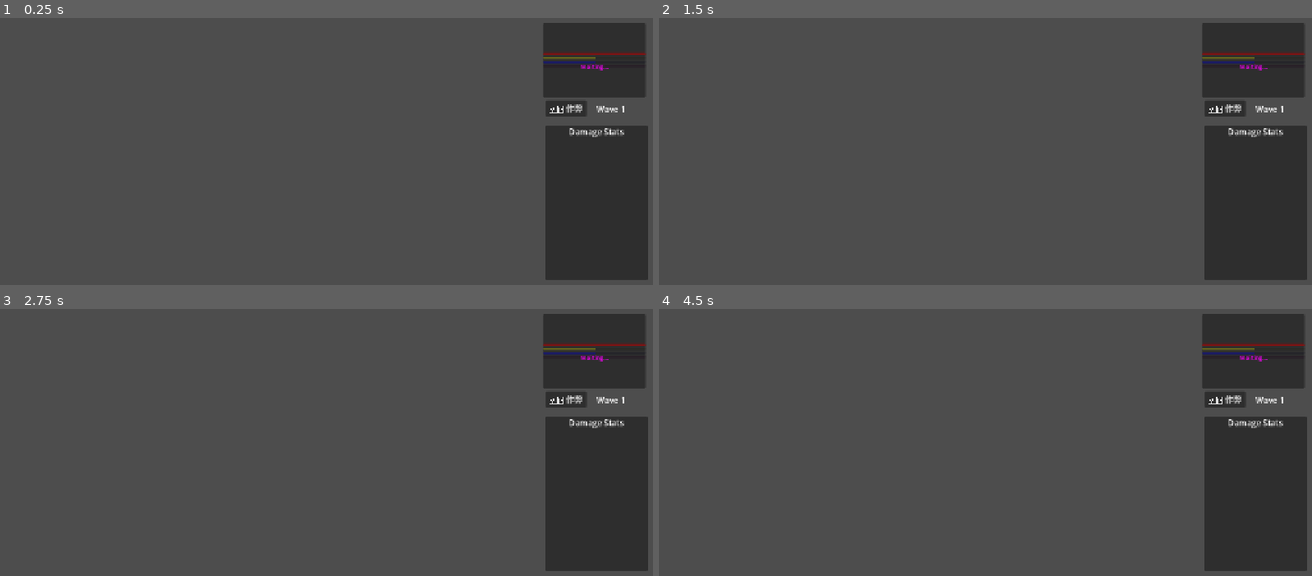
Above: before the commit, frames 1-4 (two rows, left to right).
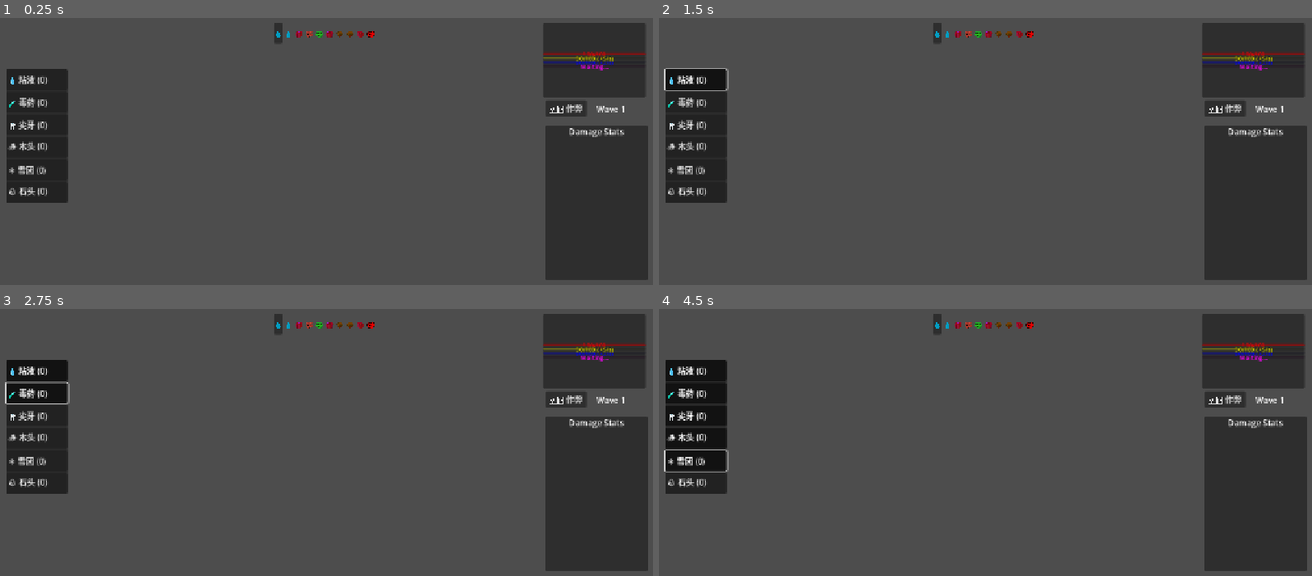
Above: after the commit, the same moments.

Repository: seekerzz/tower-html
Game: Godot game, scene res://src/Scenes/UI/MainGUI.tscn
The game is run twice, just before and just after one commit, with the same random seed, the same clock (stepped at 60 frames per second) and the same inputs. The project has no main scene, so this scene is started directly.
Inputs (mouse positions are in pixels of both pictures, inside the frame that each line leads up to):
- Up to frame 1 (0.25 s): no input
- Up to frame 2 (1.5 s): click "🛠️ 作弊" at 0.5 s; click (698, 79) at 1.25 s, where only the run after the commit has a clickable "💧 粘液 (0)"
- Up to frame 3 (2.75 s): click (39, 394) at 2 s, where only the run after the commit has a clickable "🧪 毒药 (0)"
- Up to frame 4 (4.5 s): click (698, 415) at 2.75 s, where only the run after the commit has a clickable "🦷 尖牙 (0)"; click (698, 437) at 3.5 s, where only the run after the commit has a clickable "🪵 木头 (0)"; click (698, 461) at 4.25 s, where only the run after the commit has a clickable "❄️ 雪团 (0)"

The runs differ from the first frame. In frame 1, 4.9% of the frame differs, in the area x 1-94%, y 1-70%; in frame 2, 5.0%, in the area x 0-94%, y 1-70%; in frame 3, 4.9%; in frame 4, 5.0%.
Error before the commit: Invalid access to property or key 'resource_changed' on a base object of type 'Node (GameManager.gd)'. (res://src/Scripts/UI/MainGUI.gd:30)

Commit message:
Refactor grid to 19x11, implement core mechanics, and fix GameManager
- Update Constants.gd with new map dimensions and categories.
- Rewrite GridManager.gd initialization for 19x11 grid and core zone logic.
- Implement unlock_core_tile interface with cost deduction.
- Update Tile.gd to support core_locked/unlocked visuals.
- Fix GameManager.gd to include missing properties (combat_manager, etc.) causing crashes.
- Update project.godot to point to the correct GameManager script.

Diff:
--- a/src/Scripts/Autoload/GameManager.gd
+++ b/src/Scripts/Autoload/GameManager.gd
@@ -3,11 +3,103 @@
 var gold: int = 100
 var grid_manager = null
 var main_game = null
+var combat_manager = null
+var ui_manager = null
+
 var is_wave_active: bool = false
-var ui_manager = null
+var wave: int = 1
+
+var core_health: float = 100.0
+var max_core_health: float = 100.0
+
+var food: float = 50.0
+var max_food: float = 100.0
+var base_food_rate: float = 5.0
+
+var mana: float = 50.0
+var max_mana: float = 100.0
+var base_mana_rate: float = 2.0
+
+var materials: Dictionary = {}
 
 signal wave_started
 signal wave_ended
+signal resource_changed
+signal damage_dealt(source, amount)
+signal ftext_spawn_requested(pos, text, color)
+signal show_tooltip(unit_data, stats, buffs, pos)
+signal hide_tooltip
+signal unit_purchased(unit)
+signal unit_sold(unit)
 
 func _ready():
 	pass
+
+func consume_resource(type: String, amount: float) -> bool:
+	if type == "food":
+		if food >= amount:
+			food -= amount
+			resource_changed.emit()
+			return true
+	elif type == "mana":
+		if mana >= amount:
+			mana -= amount
+			resource_changed.emit()
+			return true
+	elif type == "gold":
+		if gold >= amount:
+			gold -= int(amount)
+			resource_changed.emit()
+			return true
+	return false
+
+func check_resource(type: String, amount: float) -> bool:
+	if type == "food":
+		return food >= amount
+	elif type == "mana":
+		return mana >= amount
+	elif type == "gold":
+		return gold >= amount
+	return false
+
+func add_resource(type: String, amount: float):
+	if type == "food":
+		food = min(food + amount, max_food)
+	elif type == "mana":
+		mana = min(mana + amount, max_mana)
+	resource_changed.emit()
+
+func add_gold(amount: int):
+	gold += amount
+	resource_changed.emit()
+
+func spend_gold(amount: int):
+	if gold >= amount:
+		gold -= amount
+		resource_changed.emit()
+
+func spawn_floating_text(pos: Vector2, text: String, color: Color):
+	ftext_spawn_requested.emit(pos, text, color)
+
+func start_wave():
+	is_wave_active = true
+	wave_started.emit()
+
+func end_wave():
+	is_wave_active = false
+	wave += 1
+	wave_ended.emit()
+
+func damage_core(amount: float):
+	core_health = max(0, core_health - amount)
+	resource_changed.emit()
+	# TODO: Check game over
+
+func add_material(type: String):
+	if !materials.has(type):
+		materials[type] = 0
+	materials[type] += 1
+	resource_changed.emit()
+
+func activate_cheat():
+	pass
